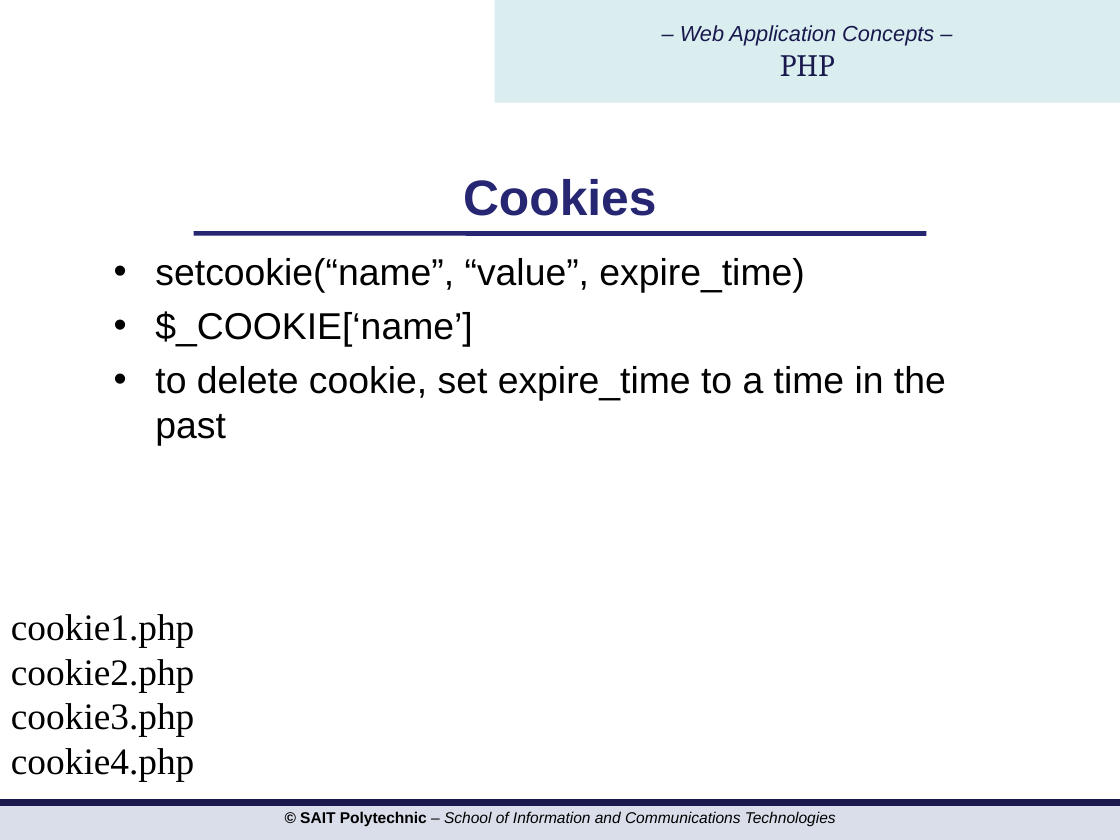
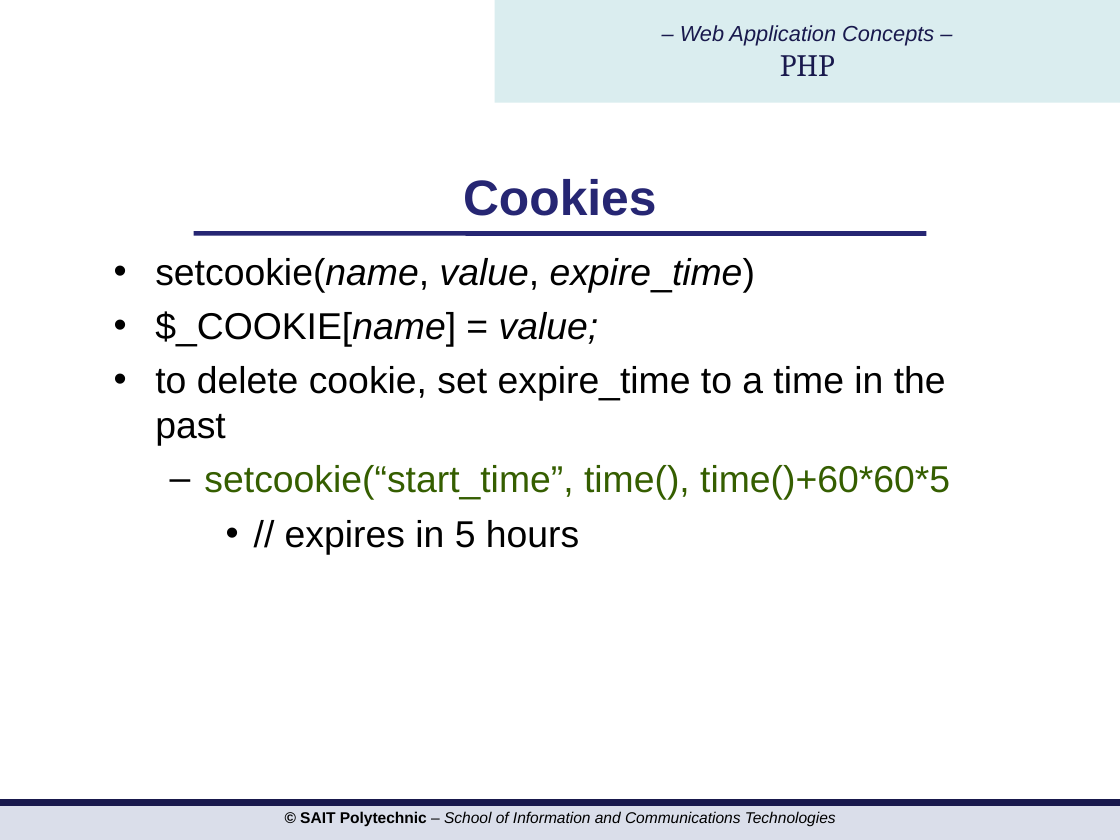
Before and after one commit to hdmdhr/CPRG-210-OSD-Assignment, a slide deck: slide 15 of PPTs/php/PHP Day 5 pattern files cookie session.ppt. Drawn at 1120x840 pixels with LibreOffice and Linux fonts; fonts in the diff are those of the drawing; background and template pictures are left out. Boxes give left, top, right and bottom in pixels: in the first picture for what was removed or moved away, otherwise in the second. Text is boxed around its words. In the diff, an @@ line names an element or a change of style, - is before the commit and + after.

Commit message:
php day 6: cookie, session, files, upload.

```diff
--- a/PPTs/php/PHP Day 5 pattern files cookie session.ppt
+++ b/PPTs/php/PHP Day 5 pattern files cookie session.ppt
@@ text at (155, 258, 755, 347): text changed; italic on @@
-• setcookie(“name”, “value”, expire_time)
-• $_COOKIE[‘name’]
+• setcookie(name, value, expire_time)
+• $_COOKIE[name] = value;
@@ text at (204, 465, 950, 554): paragraphs added @@
+  – setcookie(“start_time”, time(), time()+60*60*5
+    • // expires in 5 hours
@@ text removed at (11, 614, 194, 782) @@
-cookie1.php
-cookie2.php
-cookie3.php
-cookie4.php
```
Also in this commit, not shown: 8 other slides changed, 2 slides added, 2 slides removed, 7 other files.
